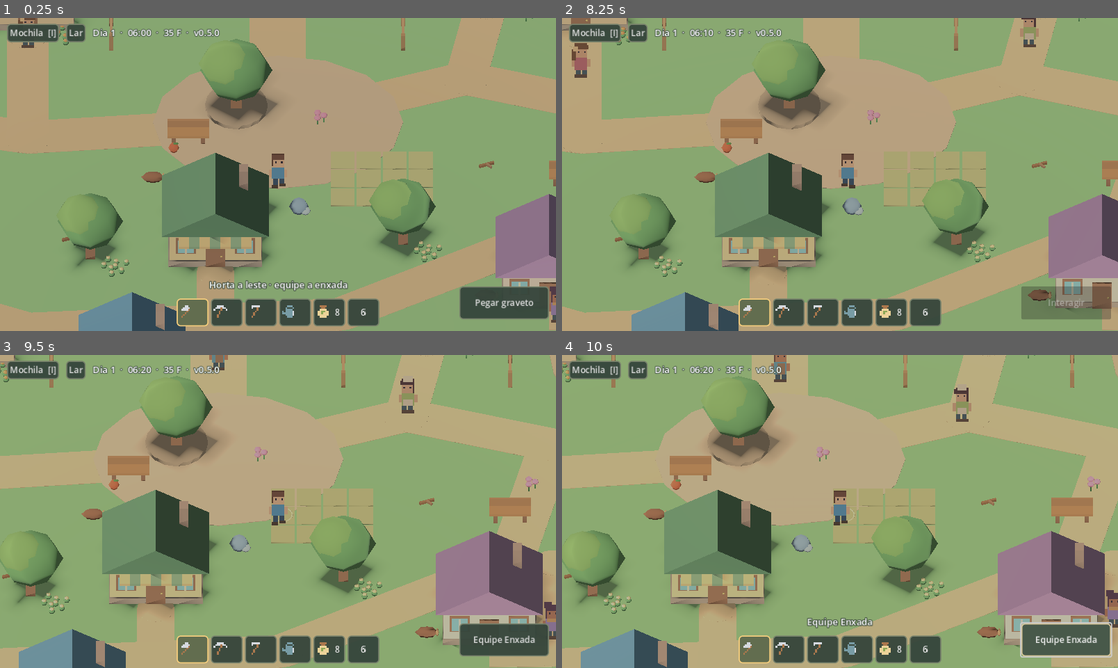
Above: before the commit, frames 1-4 (two rows, left to right).
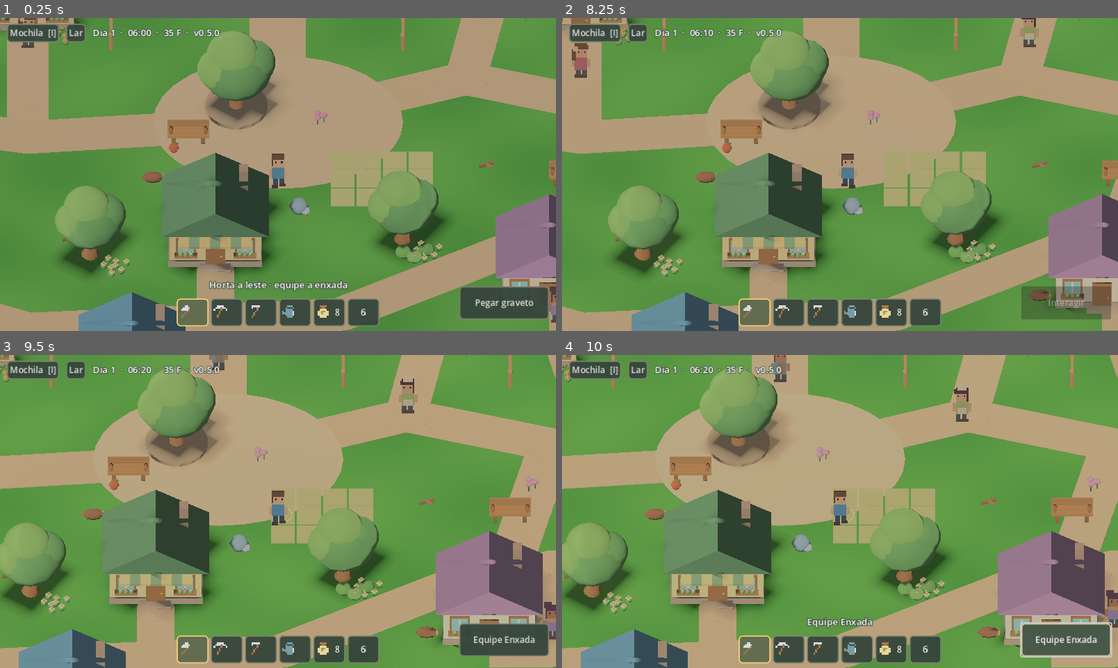
Above: after the commit, the same moments.

Repository: arthurkarger/Evergrove-project
Game: Godot game, scene res://main.tscn
Two runs of this game, one before a commit and one after it. Both use one fixed random seed, a clock stepped at 60 frames per second and the inputs below.
Inputs (mouse positions are in pixels of both pictures, inside the frame that each line leads up to):
- Up to frame 1 (0.25 s): no input
- Up to frame 2 (8.25 s): click "Mochila [I]" at 0.5 s; click "Lar" at 1.25 s; click (756, 312) at 2.02 s; click (789, 312) at 2.77 s; click (823, 312) at 3.52 s; click (856, 312) at 4.27 s; click "8" at 5 s; click "6" at 5.75 s; click "Pegar graveto" at 6.5 s; click "Fechar" at 7.25 s; tap Enter at 8 s; move the mouse to (962, 158) at 8.02 s; hold Right (ui_right) from 8.03 s (still down); tap R at 8.1 s; click (962, 158) at 8.17 s
- Up to frame 3 (9.5 s): release Right (ui_right) at 8.75 s; drag from (166, 527) to (250, 574) at 8.77 s
- Up to frame 4 (10 s): click "Equipe Enxada" at 9.5 s

The runs differ from the first frame. In frame 1, 49% of the frame differs, in the area x 0-100%, y 0-100%; in frame 2, 49%; in frame 3, 46%; in frame 4, 45%.

Commit message:
Refresh village with rounded cozy props and matte animated landscape shaders

Diff:
--- a/village.gd
+++ b/village.gd
@@ -2,8 +2,8 @@
 
 const LIMIT_X := 30
 const LIMIT_Z := 23
-const WOOD := "896449"
-const TRAIL := "ddbf8e"
+const WOOD := "906744"
+const TRAIL := "d2b58e"
 
 var meshes := {}
 var batches := {}
@@ -12,22 +12,29 @@
 func _ready() -> void:
 	add_child(terrain)
 	var crown := SphereMesh.new()
-	crown.radial_segments = 8
-	crown.rings = 3
+	crown.radial_segments = 12
+	crown.rings = 6
 	crown.height = 1
 	crown.radius = 0.5
 	var disc := CylinderMesh.new()
-	disc.radial_segments = 16
+	disc.radial_segments = 32
 	disc.height = 1
 	var cone := CylinderMesh.new()
-	cone.radial_segments = 8
+	cone.radial_segments = 12
 	cone.top_radius = 0
 	cone.height = 1
-	meshes = {"box": BoxMesh.new(), "round": crown, "disc": disc, "pine": cone, "roof": PrismMesh.new()}
+	var trunk := CylinderMesh.new()
+	trunk.radial_segments = 10
+	trunk.rings = 1
+	trunk.top_radius = 0.37
+	trunk.bottom_radius = 0.5
+	trunk.height = 1
+	meshes = {"box": BoxMesh.new(), "round": crown, "disc": disc, "pine": cone, "roof": PrismMesh.new(), "trunk": trunk, "ground": BoxMesh.new(), "water": disc, "shore": disc}
 	build_paths()
 	build_homes()
 	build_lake()
 	build_groves()
+	garden_details()
 	flush_batches()
 
 # Share primitive geometry and draw repeated scenery in spatial batches.
@@ -38,15 +45,70 @@
 	var basis := Basis(Vector3.UP, angle) * Basis.from_scale(size)
 	batches[key].append([Transform3D(basis, position_3d), Color(tint)])
 
+func landscape_material(water: bool) -> ShaderMaterial:
+	var shader := Shader.new()
+	if water:
+		shader.code = """
+shader_type spatial;
+render_mode diffuse_burley, specular_disabled;
+varying vec3 world_pos;
+void vertex() {
+	world_pos = (MODEL_MATRIX * vec4(VERTEX, 1.0)).xyz;
+}
+void fragment() {
+	vec2 p = world_pos.xz;
+	float shore = length((p - vec2(22.0, -7.0)) / vec2(6.0, 8.0));
+	float ripple = sin(p.x * 1.8 + p.y * 2.1 + TIME * 0.75) * sin(p.y * 1.7 - TIME * 0.48);
+	vec3 deep = vec3(0.19, 0.48, 0.53);
+	vec3 shallow = vec3(0.39, 0.69, 0.64);
+	vec3 c = mix(deep, shallow, smoothstep(0.20, 1.0, shore));
+	float wave = smoothstep(0.83, 0.98, ripple) * 0.075;
+	ALBEDO = c + vec3(wave);
+	ROUGHNESS = 0.9;
+	SPECULAR = 0.0;
+}
+"""
+	else:
+		shader.code = """
+shader_type spatial;
+render_mode diffuse_burley, specular_disabled;
+varying vec3 world_pos;
+float hash(vec2 p) {
+	return fract(sin(dot(p, vec2(127.1, 311.7))) * 43758.5453);
+}
+void vertex() {
+	world_pos = (MODEL_MATRIX * vec4(VERTEX, 1.0)).xyz;
+}
+void fragment() {
+	vec2 p = world_pos.xz;
+	float patch = sin(p.x * 0.54 + sin(p.y * 0.32)) * cos(p.y * 0.61);
+	vec2 cell = floor(p * 2.4);
+	vec2 f = fract(p * 2.4) - 0.5;
+	float fleck = (1.0 - smoothstep(0.045, 0.13, length(f * vec2(0.85, 1.5)))) * step(0.79, hash(cell));
+	float shade = 0.035 * patch + 0.035 * fleck;
+	ALBEDO = vec3(0.32, 0.53, 0.24) + vec3(shade, shade, shade * 0.55);
+	ROUGHNESS = 1.0;
+	SPECULAR = 0.0;
+}
+"""
+	var result := ShaderMaterial.new()
+	result.shader = shader
+	return result
+
 func flush_batches() -> void:
 	var material := StandardMaterial3D.new()
 	material.vertex_color_use_as_albedo = true
+	material.roughness = 1.0
+	material.metallic_specular = 0.0
+	var grass_material := landscape_material(false)
+	var water_material := landscape_material(true)
 	for key: String in batches:
 		var items: Array = batches[key]
 		var batch := MultiMesh.new()
 		batch.transform_format = MultiMesh.TRANSFORM_3D
 		batch.use_colors = true
-		batch.mesh = meshes[key.get_slice(":", 0)]
+		var kind := key.get_slice(":", 0)
+		batch.mesh = meshes[kind]
 		batch.instance_count = items.size()
 		for i in items.size():
 			batch.set_instance_transform(i, items[i][0])
@@ -54,6 +116,14 @@
 		var instance := MultiMeshInstance3D.new()
 		instance.multimesh = batch
 		instance.material_override = material
+		if kind == "ground":
+			instance.material_override = grass_material
+			instance.cast_shadow = GeometryInstance3D.SHADOW_CASTING_SETTING_OFF
+		elif kind == "water":
+			instance.material_override = water_material
+			instance.cast_shadow = GeometryInstance3D.SHADOW_CASTING_SETTING_OFF
+		elif kind == "shore":
+			instance.cast_shadow = GeometryInstance3D.SHADOW_CASTING_SETTING_OFF
 		add_child(instance)
 	batches.clear()
 
@@ -73,7 +143,7 @@
 	piece("disc", Vector3(b.x,0.019,b.y), Vector3(width,0.02,width), TRAIL)
 
 func build_paths() -> void:
-	piece("box", Vector3(0,-0.32,0), Vector3(120,0.64,102), "91b579")
+	piece("ground", Vector3(0,-0.32,0), Vector3(120,0.64,102), "91b579")
 	wall(Vector3(0,-0.3,0), Vector3(70,0.6,56))
 	var plaza := Vector2(0,2)
 	piece("disc", Vector3(0,0.038,2), Vector3(12,0.03,9), "d7bc96")
@@ -120,6 +190,12 @@
 	wall(center,Vector3(4.4,2.44,3.4))
 	piece("box",Vector3(x,0.19,z),Vector3(4.5,0.38,3.5),"988874")
 	piece("roof",Vector3(x,3.13,z),Vector3(5.15,1.55,4.15),roof)
+	# Rounded eaves and timber trim add a handcrafted silhouette.
+	var trim := Color(roof).darkened(0.15).to_html(false)
+	for dz in [-1.91,1.91]:
+		piece("round",Vector3(x,2.40,z+dz),Vector3(5.06,0.26,0.35),trim)
+	piece("round",Vector3(x,3.88,z),Vector3(4.87,0.23,0.32),roof)
+	piece("box",Vector3(x,0.10,z+1.91),Vector3(1.45,0.20,0.48),"b8a28a")
 	piece("box",Vector3(x+1.35,3.41,z-0.7),Vector3(0.46,1.65,0.52),"947c69")
 	piece("box",Vector3(x,0.85,z+1.74),Vector3(0.93,1.7,0.12),WOOD)
 	piece("round",Vector3(x+0.29,0.77,z+1.83),Vector3(0.12,0.12,0.09),"e7bf77")
@@ -127,6 +203,10 @@
 		piece("box",Vector3(x+dx,1.4,z+1.72),Vector3(0.98,1.02,0.08),WOOD)
 		piece("box",Vector3(x+dx,1.4,z+1.78),Vector3(0.76,0.8,0.06),"91c1bc")
 		piece("box",Vector3(x+dx,1.4,z+1.82),Vector3(0.08,0.83,0.04),"f1dcb8")
+		piece("box",Vector3(x+dx,0.88,z+1.87),Vector3(1.08,0.12,0.30),"a57a56")
+		for j in 3:
+			piece("round",Vector3(x+dx+(j-1)*0.25,1.02,z+1.96),Vector3(0.24,0.22,0.20),"719a54")
+			piece("round",Vector3(x+dx+(j-1)*0.25,1.14,z+1.98),Vector3(0.16,0.12,0.16),["efbe78","e8a5a2","f1d9a5"][j])
 
 func fence(a: Vector2,b: Vector2) -> void:
 	var line := b-a
@@ -135,7 +215,8 @@
 	var count := ceili(line.length()/1.7)
 	for i in range(count+1):
 		var p := a.lerp(b,float(i)/count)
-		piece("box",Vector3(p.x,0.49,p.y),Vector3(0.21,0.98,0.21),"997751")
+		piece("trunk",Vector3(p.x,0.49,p.y),Vector3(0.24,0.98,0.24),"997751")
+		piece("round",Vector3(p.x,0.99,p.y),Vector3(0.26,0.20,0.26),"c49c70")
 	for h in [0.34,0.71]:
 		piece("box",Vector3(mid.x,h,mid.y),Vector3(0.13,0.14,line.length()),"bb9569",angle)
 	wall(Vector3(mid.x,0.5,mid.y),Vector3(0.22,1,line.length()+0.2),angle)
@@ -143,16 +224,19 @@
 func bench(x: float,z: float) -> void:
 	for dx in [-0.7,0.7]:
 		piece("box",Vector3(x+dx,0.27,z),Vector3(0.21,0.54,0.58),WOOD)
-	piece("box",Vector3(x,0.55,z),Vector3(2,0.14,0.65),"bb8a59")
-	piece("box",Vector3(x,0.9,z-0.28),Vector3(2,0.45,0.12),"a77b52")
+	for j in 4:
+		piece("box",Vector3(x,0.55,z-0.24+j*0.16),Vector3(2,0.14,0.14),"bb8a59")
+	for j in 2:
+		piece("box",Vector3(x,0.80+j*0.21,z-0.28),Vector3(2,0.17,0.12),"a77b52")
+	for dx in [-0.83,0.83]:
+		piece("round",Vector3(x+dx,0.71,z),Vector3(0.20,0.18,0.60),WOOD)
 	wall(Vector3(x,0.48,z),Vector3(2,0.96,0.65))
 
 func build_lake() -> void:
 	var x := 22.0
 	var z := -7.0
-	piece("disc",Vector3(x,0.065,z),Vector3(12.8,0.09,16.8),"c8b38b")
-	piece("disc",Vector3(x,0.12,z),Vector3(12,0.06,16),"77b8b3")
-	piece("disc",Vector3(x+0.35,0.16,z-0.3),Vector3(10,0.03,13.7),"64a6aa")
+	piece("shore",Vector3(x,0.065,z),Vector3(12.8,0.09,16.8),"c4ae83")
+	piece("water",Vector3(x,0.12,z),Vector3(12,0.06,16),"77b8b3")
 	# Match the faceted waterline, with vertical sides above the player capsule.
 	var outline := PackedVector3Array()
 	for i in 16:
@@ -164,26 +248,33 @@
 	var bank := CollisionShape3D.new()
 	bank.shape = hull
 	terrain.add_child(bank)
-	for i in 8:
+	for i in 7:
 		var a := i*2.4
-		piece("round",Vector3(x+3.7*cos(a),0.18,z+5*sin(a)),Vector3(0.85,0.035,0.16),"a7d6c8")
+		var p := Vector3(x+4.9*cos(a),0.17,z+6.4*sin(a))
+		piece("disc",p,Vector3(0.65,0.035,0.54),"719e65")
+		if i%2==0:
+			piece("round",p+Vector3.UP*0.08,Vector3(0.22,0.13,0.21),"f4d5b4")
 	for p in [Vector2(17,-13),Vector2(27,-2),Vector2(27,-12),Vector2(21,2)]:
 		for j in 5:
 			piece("pine",Vector3(p.x+0.17*j,0.38,p.y+0.16*sin(j)),Vector3(0.21,0.76,0.2),"748e57")
 
 func tree(x: float,z: float,s: float,kind: int) -> void:
 	var base := Vector3(x,0,z)
-	piece("box",base+Vector3.UP*s,Vector3(0.52,2,0.52)*s,WOOD)
+	piece("trunk",base+Vector3.UP*s,Vector3(0.72,2,0.72)*s,WOOD)
+	piece("round",base+Vector3.UP*0.14*s,Vector3(0.95,0.29,0.85)*s,WOOD)
 	wall(base+Vector3.UP*s,Vector3(0.65,2,0.65)*s)
 	if kind == 1:
 		for i in 3:
 			var w := 2.9-i*0.61
 			piece("pine",base+Vector3.UP*(1.9+i*0.76)*s,Vector3(w,2,w)*s,["50785c","628567","769672"][i])
+			piece("round",base+Vector3.UP*(1.15+i*0.76)*s,Vector3(w*0.86,0.48,w*0.86)*s,["50785c","628567","769672"][i])
 	else:
 		var dark := "628753" if kind == 0 else "799755"
 		var light := "87a862" if kind == 0 else "a4b86b"
 		piece("round",base+Vector3(0,2.45,0)*s,Vector3(3.3,2.7,3)*s,dark)
-		piece("round",base+Vector3(-0.5,3.04,0.18)*s,Vector3(2.45,2,2.35)*s,light)
+		piece("round",base+Vector3(-0.75,2.7,0.19)*s,Vector3(2.12,1.92,2.02)*s,light)
+		piece("round",base+Vector3(0.72,2.78,-0.17)*s,Vector3(2.20,2.10,2.10)*s,dark)
+		piece("round",base+Vector3(-0.15,3.40,-0.12)*s,Vector3(2.45,1.95,2.28)*s,light)
 		if kind == 2:
 			for offset in [Vector3(-0.7,2.6,1.15),Vector3(0.63,2.3,1.24),Vector3(1.34,2.65,0.15)]:
 				piece("round",base+offset*s,Vector3.ONE*0.31*s,"d8815d")
@@ -192,7 +283,10 @@
 	for i in 8:
 		var p := Vector3(x+cos(i*2.4)*sqrt(i)*0.28,0,z+sin(i*2.4)*sqrt(i)*0.21)
 		piece("round",p+Vector3.UP*0.14,Vector3(0.31,0.28,0.25),"658b59")
-		piece("round",p+Vector3.UP*0.29,Vector3(0.23,0.13,0.22),color)
+		for j in 4:
+			var angle := TAU*j/4.0
+			piece("round",p+Vector3(cos(angle)*0.09,0.29,sin(angle)*0.09),Vector3(0.15,0.10,0.15),color)
+		piece("round",p+Vector3.UP*0.33,Vector3(0.10,0.075,0.10),"e4b65d")
 
 func build_groves() -> void:
 	for i in range(-5,6):
@@ -213,3 +307,12 @@
 			var pos := Vector3(p.x+j*1.1,w*0.24,p.y+j*0.55)
 			piece("round",pos,Vector3(w,w*0.77,w*0.9),"93988a")
 			wall(pos,Vector3(w*0.84,w*0.69,w*0.77))
+
+# Small landscaping accents outside paths and doors; purely decorative.
+func garden_details() -> void:
+	for p in [Vector2(-18,-13),Vector2(-7,-17),Vector2(6,11),Vector2(19,17),Vector2(-26,-13),Vector2(-17,19),Vector2(26,4)]:
+		for j in 3:
+			var center := Vector3(p.x+j*0.56,0.27,p.y+sin(j*1.8)*0.34)
+			piece("round",center,Vector3(0.77,0.62,0.72),["719954","83a862","658b4f"][j])
+			if j==1:
+				piece("round",center+Vector3(0.04,0.26,0.18),Vector3(0.18,0.13,0.18),"edb4a0")
